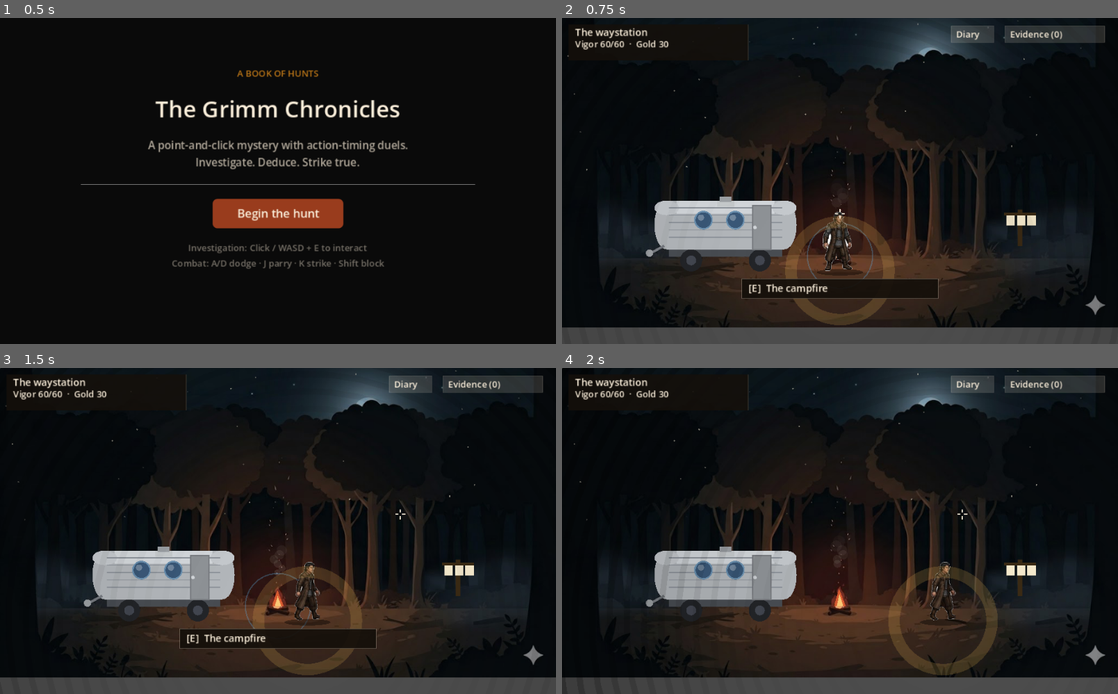
Above: before the commit, frames 1-4 (two rows, left to right).
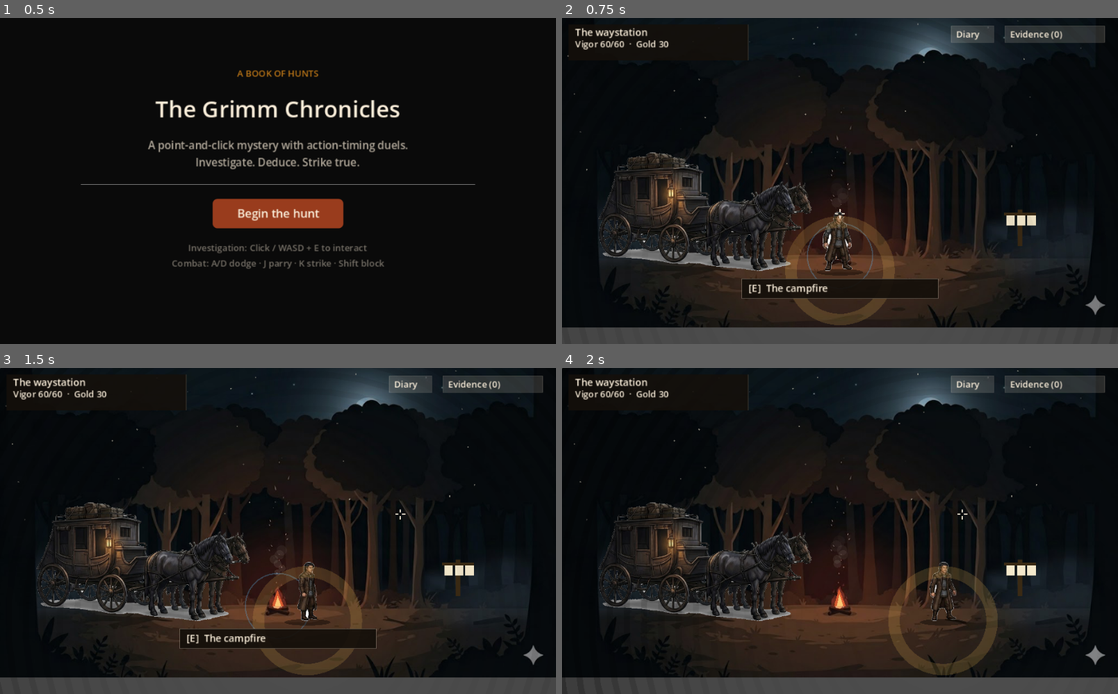
Above: after the commit, the same moments.

Repository: spolentarutti44/grimm
Game: Godot game, scene res://scenes/TitleScreen.tscn
Two runs of this game, one before a commit and one after it. Both use one fixed random seed, a clock stepped at 60 frames per second and the inputs below.
Inputs (mouse positions are in pixels of both pictures, inside the frame that each line leads up to):
- Up to frame 1 (0.5 s): no input
- Up to frame 2 (0.75 s): click "Begin the hunt" at 0.5 s
- Up to frame 3 (1.5 s): tap Enter at 1.25 s; move the mouse to (400, 514) at 1.27 s; hold D from 1.28 s (still down); tap J at 1.35 s; click (400, 514) at 1.42 s
- Up to frame 4 (2 s): keep holding D

Frame 1 is identical in both runs. In frame 2, 7.0% of the frame differs, in the area x 6-45%, y 41-78%; in frame 3, 7.2%, in the area x 6-58%, y 41-78%; in frame 4, 7.0%.

Commit message:
Add horse carriage sprite, fix strike window, add attack cooldown
- Replace trailer with horse_hub_clean.png (white ground removed via blob detection)
- Strike window: larger bar, centered on screen, pulsing zones, zone labels
- Strike cursor now syncs to enemy_state_time (starts at perfect zone every stun)
- K attack gated by 1.5s cooldown; HUD dims [K] and shows charge bar while cooling
- Walk animation ping-pong and speed tuned for smoother Grimm movement
- Hotspot renamed to "Aunt Marie's carriage"

Co-Authored-By: Claude Sonnet 4.6 <noreply@anthropic.com>

Diff:
--- a/GrimmQuest/GrimmChronicles/data/scenes_data.json
+++ b/GrimmQuest/GrimmChronicles/data/scenes_data.json
@@ -5,7 +5,7 @@
     "floor": [40, 260, 640, 360],
     "spawn": [340, 310],
     "hotspots": [
-      {"id": "trailer",  "x": 200, "y": 290, "r": 60, "name": "Aunt Marie's trailer", "interact": "enter_trailer", "stand_x": 200, "stand_y": 330},
+      {"id": "trailer",  "x": 200, "y": 290, "r": 60, "name": "Aunt Marie's carriage", "interact": "enter_trailer", "stand_x": 200, "stand_y": 330},
       {"id": "campfire", "x": 340, "y": 292, "r": 40, "name": "The campfire",          "interact": "rest",           "stand_x": 340, "stand_y": 325},
       {"id": "post",     "x": 560, "y": 280, "r": 50, "name": "The contract post",     "interact": "contracts",      "stand_x": 560, "stand_y": 320}
     ],
--- a/GrimmQuest/GrimmChronicles/scenes/CombatScene.gd
+++ b/GrimmQuest/GrimmChronicles/scenes/CombatScene.gd
@@ -89,6 +89,7 @@
 		"combo":           0,
 		"block_held":      false,
 		"parry_perfect_timing": false,
+		"strike_cooldown":      0.0,
 	}
 	p["stam"] = p["max_stam"]
 
@@ -128,7 +129,8 @@
 	c["player_state_time"] = c["player_state_time"] + dt
 	c["log_time"]     = max(0.0, c["log_time"]     - dt)
 	c["flash_screen"] = max(0.0, c["flash_screen"] - dt)
-	c["shake_amount"] = max(0.0, c["shake_amount"] - dt * 0.03)
+	c["shake_amount"]    = max(0.0, c["shake_amount"]    - dt * 0.03)
+	c["strike_cooldown"] = max(0.0, c["strike_cooldown"] - dt)
 
 	# Fade floaters
 	var ft_alive := []
@@ -207,8 +209,10 @@
 				c["parry_perfect_timing"] = _pw >= 0.72
 			else:
 				c["parry_perfect_timing"] = false
-		elif _pressed.get("k", false):
-			_pressed.erase("k"); c["player_state"]="striking"; c["player_state_time"]=0.0; _execute_player_strike()
+		elif _pressed.get("k", false) and c["strike_cooldown"] <= 0.0:
+			_pressed.erase("k"); c["player_state"]="striking"; c["player_state_time"]=0.0
+			c["strike_cooldown"] = 1500.0
+			_execute_player_strike()
 			if c.is_empty(): return
 
 	# ── State timeouts ───────────────────────────────────────────────────────
@@ -229,7 +233,7 @@
 
 func _execute_player_strike() -> void:
 	if c["enemy_state"] == "stunned":
-		var cursor_pos := sin(_elapsed_ms * 0.012) * 0.5 + 0.5
+		var cursor_pos := sin(float(c["enemy_state_time"]) * 0.012) * 0.5 + 0.5
 		var dmg: int
 		if cursor_pos >= 0.42 and cursor_pos <= 0.58:
 			dmg = randi_range(12, 18) + int(c["combo"]) * 4
@@ -536,8 +540,13 @@
 
 	# Legend
 	draw_rect(Rect2(W/2.0-200,H-40,400,28), Color(0.08,0.06,0.04,0.65))
+	var cd: float = float(c["strike_cooldown"])
+	var k_col := C_CREAM if cd <= 0.0 else Color(C_CREAM.r, C_CREAM.g, C_CREAM.b, 0.35)
 	draw_string(_font, Vector2(W/2.0,H-22), "[K] Strike  [J] Parry  [A/D] Dodge  [Shift] Block",
-		HORIZONTAL_ALIGNMENT_CENTER,-1,11,C_CREAM)
+		HORIZONTAL_ALIGNMENT_CENTER,-1,11,k_col)
+	if cd > 0.0:
+		var fill := (1.0 - cd / 1500.0) * 68.0
+		draw_rect(Rect2(W/2.0 - 200.0, H - 42.0, fill, 3.0), Color(C_GLOW, 0.7))
 
 # ─── character drawings ───────────────────────────────────────────────────────
 func _draw_player_combat(x: float, y: float, pstate: String, t: float, blocking: bool) -> void:
@@ -943,24 +952,31 @@
 	_draw_ellipse(Vector2(0, 28), 34, 5, Color(0, 0, 0, 0.5))
 
 func _draw_strike_window() -> void:
-	const BX := 80.0; const BY := 268.0; const BW := 200.0; const BH := 10.0
-	# Background
-	draw_rect(Rect2(BX, BY, BW, BH), Color(0.08, 0.06, 0.04, 0.9))
+	const BX := 240.0; const BY := 320.0; const BW := 200.0; const BH := 18.0
+	# Dark backing panel
+	draw_rect(Rect2(BX - 8.0, BY - 22.0, BW + 16.0, BH + 30.0), Color(0.04, 0.03, 0.02, 0.85))
 	# Zone: chip (outer 30% each side, red)
-	draw_rect(Rect2(BX,              BY, BW * 0.30, BH), Color(C_BLOOD.r, C_BLOOD.g, C_BLOOD.b, 0.55))
-	draw_rect(Rect2(BX + BW * 0.70,  BY, BW * 0.30, BH), Color(C_BLOOD.r, C_BLOOD.g, C_BLOOD.b, 0.55))
+	draw_rect(Rect2(BX,              BY, BW * 0.30, BH), Color(C_BLOOD.r, C_BLOOD.g, C_BLOOD.b, 0.70))
+	draw_rect(Rect2(BX + BW * 0.70,  BY, BW * 0.30, BH), Color(C_BLOOD.r, C_BLOOD.g, C_BLOOD.b, 0.70))
 	# Zone: good (12% flanking center, gold)
-	draw_rect(Rect2(BX + BW * 0.30,  BY, BW * 0.12, BH), Color(C_GOLD.r,  C_GOLD.g,  C_GOLD.b,  0.80))
-	draw_rect(Rect2(BX + BW * 0.58,  BY, BW * 0.12, BH), Color(C_GOLD.r,  C_GOLD.g,  C_GOLD.b,  0.80))
-	# Zone: perfect (center 16%, green)
-	draw_rect(Rect2(BX + BW * 0.42,  BY, BW * 0.16, BH), Color(C_GREEN.r, C_GREEN.g, C_GREEN.b, 1.00))
+	draw_rect(Rect2(BX + BW * 0.30,  BY, BW * 0.12, BH), Color(C_GOLD.r,  C_GOLD.g,  C_GOLD.b,  0.90))
+	draw_rect(Rect2(BX + BW * 0.58,  BY, BW * 0.12, BH), Color(C_GOLD.r,  C_GOLD.g,  C_GOLD.b,  0.90))
+	# Zone: perfect (center 16%, green) — pulsing
+	var gpulse := 0.7 + sin(_elapsed_ms / 120.0) * 0.3
+	draw_rect(Rect2(BX + BW * 0.42,  BY, BW * 0.16, BH), Color(C_GREEN.r * gpulse, C_GREEN.g * gpulse, C_GREEN.b * gpulse, 1.00))
 	# Oscillating cursor
-	var cursor_pos := sin(_elapsed_ms * 0.012) * 0.5 + 0.5
+	var cursor_pos := sin(float(c["enemy_state_time"]) * 0.012) * 0.5 + 0.5
 	var cx := BX + cursor_pos * BW
-	draw_rect(Rect2(cx - 2.0, BY - 4.0, 4.0, BH + 8.0), C_CREAM)
-	# Label
-	draw_string(_font, Vector2(BX + BW * 0.5, BY - 9.0), "[K] Strike",
-		HORIZONTAL_ALIGNMENT_CENTER, -1, 11, C_CREAM)
+	draw_rect(Rect2(cx - 3.0, BY - 5.0, 6.0, BH + 10.0), C_CREAM)
+	# Labels
+	draw_string(_font, Vector2(BX + BW * 0.5, BY - 8.0), "[K] STRIKE!",
+		HORIZONTAL_ALIGNMENT_CENTER, -1, 13, C_GLOW)
+	draw_string(_font, Vector2(BX + BW * 0.30, BY + BH + 8.0), "chip",
+		HORIZONTAL_ALIGNMENT_CENTER, -1, 9, Color(C_BLOOD, 0.8))
+	draw_string(_font, Vector2(BX + BW * 0.70, BY + BH + 8.0), "chip",
+		HORIZONTAL_ALIGNMENT_CENTER, -1, 9, Color(C_BLOOD, 0.8))
+	draw_string(_font, Vector2(BX + BW * 0.50, BY + BH + 8.0), "PERFECT",
+		HORIZONTAL_ALIGNMENT_CENTER, -1, 9, Color(C_GREEN, 1.0))
 
 func _draw_jagerbar(wstate: String) -> void:
 	var fc := Color("#412402")
--- a/GrimmQuest/GrimmChronicles/scenes/InvestigationScene.gd
+++ b/GrimmQuest/GrimmChronicles/scenes/InvestigationScene.gd
@@ -194,6 +194,7 @@
 		var sp := SPEED * delta
 		p["x"] += kx * sp; p["y"] += ky * sp
 		if kx != 0.0: p["facing"] = 1 if kx > 0.0 else -1
+		if not p.get("walking", false): p["anim"] = 0.0  # start cycle from frame 0
 		p["walking"] = true
 		p["tx"] = p["x"]; p["ty"] = p["y"]
 		p["pending_interact"] = ""
@@ -219,7 +220,7 @@
 	p["y"] = clamp(p["y"], float(f[1]), float(f[3]))
 
 	if p["walking"] or kx != 0.0 or ky != 0.0:
-		p["anim"] = p.get("anim", 0.0) + delta * 8.0
+		p["anim"] = p.get("anim", 0.0) + delta * 5.5
 
 func _effective_hotspots() -> Array:
 	var s: Dictionary = Data.SCENES[GameState.scene]
@@ -344,10 +345,11 @@
 			_enter_scene(b["exit"]["to"])
 			return
 
-	# Secret debug trigger: click either trailer wheel 4× within 2s → fight
+	# Secret debug trigger: click either carriage wheel 4× within 2s → fight
+	# Wheel positions match horse_hub_clean.png at Rect2(45,165,260,145)
 	if GameState.scene == "hub":
-		var lw := Vector2(158, 298)
-		var rw := Vector2(242, 298)
+		var lw := Vector2(66, 279)
+		var rw := Vector2(116, 280)
 		if pos.distance_to(lw) < 18 or pos.distance_to(rw) < 18:
 			if _elapsed - _dbg_wheel_last_time > 2.0:
 				_dbg_wheel_clicks = 0
@@ -366,6 +368,7 @@
 		if dx * dx + dy * dy < float(h["r"]) * float(h["r"]):
 			var p := GameState.pc
 			p["tx"] = float(h["stand_x"]); p["ty"] = float(h["stand_y"])
+			p["anim"] = 0.0
 			p["walking"] = true
 			p["pending_interact"] = h["interact"]
 			p["facing"] = 1 if float(h["x"]) > p["x"] else -1
@@ -377,6 +380,7 @@
 	   pos.y >= float(f[1]) and pos.y <= float(f[3]):
 		var p := GameState.pc
 		p["tx"] = pos.x; p["ty"] = pos.y
+		p["anim"] = 0.0
 		p["walking"] = true
 		p["pending_interact"] = ""
 		p["facing"] = 1 if pos.x > p["x"] else -1
@@ -927,44 +931,42 @@
 		x = 0.0; y = 0.0
 	match hid:
 		"trailer":
-			draw_set_transform(Vector2(x, y), 0.0, Vector2(1.5, 1.5))
-			# Undercarriage
-			draw_rect(Rect2(-46,-6,92,8), Color("#484C52"))
-			# Wheels
-			draw_circle(Vector2(-28,5), 9, Color("#222428"))
-			draw_circle(Vector2(-28,5), 4, Color("#424650"))
-			draw_circle(Vector2(28,5), 9, Color("#222428"))
-			draw_circle(Vector2(28,5), 4, Color("#424650"))
-			# Main aluminium body
-			draw_rect(Rect2(-48,-44,96,40), Color("#B2B6BA"))
-			_draw_ellipse(Vector2(-48,-24), 10, 20, Color("#B2B6BA"))
-			_draw_ellipse(Vector2(48,-24), 10, 20, Color("#B2B6BA"))
-			# Top highlight strip (lighter)
-			draw_rect(Rect2(-40,-44,80,11), Color("#D2D6DA"))
-			_draw_ellipse(Vector2(-48,-38), 10, 6, Color("#C4C8CC"))
-			_draw_ellipse(Vector2(48,-38), 10, 6, Color("#C4C8CC"))
-			# Horizontal ribs
-			for ri in 5:
-				draw_line(Vector2(-46, -38.0+float(ri)*6.0),
-					Vector2(46, -38.0+float(ri)*6.0), Color("#8A9098"), 0.8)
-			# Porthole windows
-			draw_circle(Vector2(-18,-28), 7, Color("#3a5878"))
-			draw_circle(Vector2(-18,-28), 7, Color("#6A90B0"), false, 1.2)
-			draw_circle(Vector2(-20,-30), 2.5, Color(1,1,1,0.28))
-			draw_circle(Vector2(8,-28), 7, Color("#3a5878"))
-			draw_circle(Vector2(8,-28), 7, Color("#6A90B0"), false, 1.2)
-			draw_circle(Vector2(6,-30), 2.5, Color(1,1,1,0.28))
-			# Door (right side)
-			draw_rect(Rect2(22,-40,15,36), Color("#8E9296"))
-			draw_rect(Rect2(22,-40,15,36), Color("#76797E"), false, 1)
-			draw_circle(Vector2(24,-22), 1.5, Color("#D0D4D8"))
-			# Roof vent
-			draw_rect(Rect2(-7,-44,14,5), Color("#C6CACC"))
-			draw_rect(Rect2(-5,-47,10,4), Color("#9CA0A4"))
-			# Hitch
-			draw_line(Vector2(-50,-7), Vector2(-61,-1), Color("#7A7E84"), 2)
-			draw_circle(Vector2(-62,-1), 3, Color("#9CA0A4"))
-			draw_set_transform(Vector2.ZERO)
+			var _horse_tex := _get_sheet_tex("horse_hub_clean")
+			if _horse_tex:
+				# horse_hub_clean.png 608×338: background-removed stagecoach + horses.
+				# 260×145 display; carriage sits left of campfire, wheels at ~y=280.
+				draw_texture_rect(_horse_tex, Rect2(45.0, 165.0, 260.0, 145.0), false)
+			else:
+				# Procedural fallback — original Aunt Marie's trailer (kept for reference)
+				draw_set_transform(Vector2(x, y), 0.0, Vector2(1.5, 1.5))
+				draw_rect(Rect2(-46,-6,92,8), Color("#484C52"))
+				draw_circle(Vector2(-28,5), 9, Color("#222428"))
+				draw_circle(Vector2(-28,5), 4, Color("#424650"))
+				draw_circle(Vector2(28,5), 9, Color("#222428"))
+				draw_circle(Vector2(28,5), 4, Color("#424650"))
+				draw_rect(Rect2(-48,-44,96,40), Color("#B2B6BA"))
+				_draw_ellipse(Vector2(-48,-24), 10, 20, Color("#B2B6BA"))
+				_draw_ellipse(Vector2(48,-24), 10, 20, Color("#B2B6BA"))
+				draw_rect(Rect2(-40,-44,80,11), Color("#D2D6DA"))
+				_draw_ellipse(Vector2(-48,-38), 10, 6, Color("#C4C8CC"))
+				_draw_ellipse(Vector2(48,-38), 10, 6, Color("#C4C8CC"))
+				for ri in 5:
+					draw_line(Vector2(-46, -38.0+float(ri)*6.0),
+						Vector2(46, -38.0+float(ri)*6.0), Color("#8A9098"), 0.8)
+				draw_circle(Vector2(-18,-28), 7, Color("#3a5878"))
+				draw_circle(Vector2(-18,-28), 7, Color("#6A90B0"), false, 1.2)
+				draw_circle(Vector2(-20,-30), 2.5, Color(1,1,1,0.28))
+				draw_circle(Vector2(8,-28), 7, Color("#3a5878"))
+				draw_circle(Vector2(8,-28), 7, Color("#6A90B0"), false, 1.2)
+				draw_circle(Vector2(6,-30), 2.5, Color(1,1,1,0.28))
+				draw_rect(Rect2(22,-40,15,36), Color("#8E9296"))
+				draw_rect(Rect2(22,-40,15,36), Color("#76797E"), false, 1)
+				draw_circle(Vector2(24,-22), 1.5, Color("#D0D4D8"))
+				draw_rect(Rect2(-7,-44,14,5), Color("#C6CACC"))
+				draw_rect(Rect2(-5,-47,10,4), Color("#9CA0A4"))
+				draw_line(Vector2(-50,-7), Vector2(-61,-1), Color("#7A7E84"), 2)
+				draw_circle(Vector2(-62,-1), 3, Color("#9CA0A4"))
+				draw_set_transform(Vector2.ZERO)
 		"campfire":
 			var flick  := sin(_elapsed * 8.3) * 1.5
 			var flick2 := sin(_elapsed * 11.7 + 1.2) * 1.2
@@ -1151,9 +1153,10 @@
 		y_start = 165.0; src_h = 145.0
 		frame_idx = 0
 	elif walking:
-		# Full 8-frame profile walk cycle — stand→turn→stride→profile→profile→stride→turn→stand
+		# Ping-pong 0→7→0 so the loop reverses instead of hard-jumping back to frame 0
 		y_start = 10.0; src_h = 146.0
-		frame_idx = int(anim * 2.0) % 8
+		var _raw: int = int(anim * 2.0) % 14
+		frame_idx = _raw if _raw < 8 else 14 - _raw
 	else:
 		# Idle: row 0 frame 0 (neutral standing)
 		y_start = 10.0; src_h = 146.0
Binary file added: GrimmQuest/GrimmChronicles/assets/sheets/horse_hub.png
Not shown, added: GrimmQuest/GrimmChronicles/assets/sheets/horse_hub.png.import
Binary file added: GrimmQuest/GrimmChronicles/assets/sheets/horse_hub_clean.png
Not shown, added: GrimmQuest/GrimmChronicles/assets/sheets/horse_hub_clean.png.import
Binary file added: GrimmQuest/GrimmChronicles/assets/sheets/medieval_sprite_grimm_2.png
Not shown, added: GrimmQuest/GrimmChronicles/assets/sheets/medieval_sprite_grimm_2.png.import
